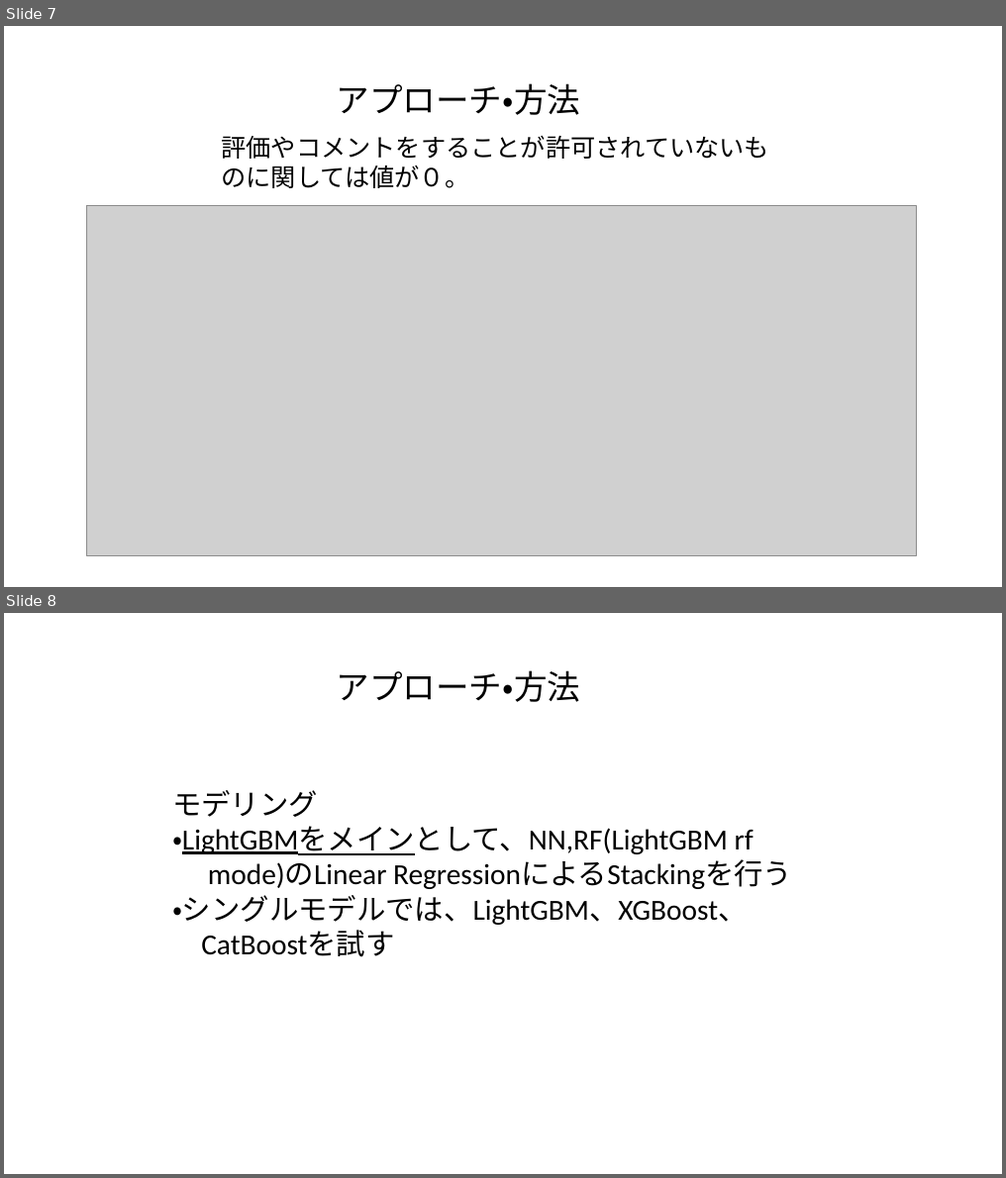
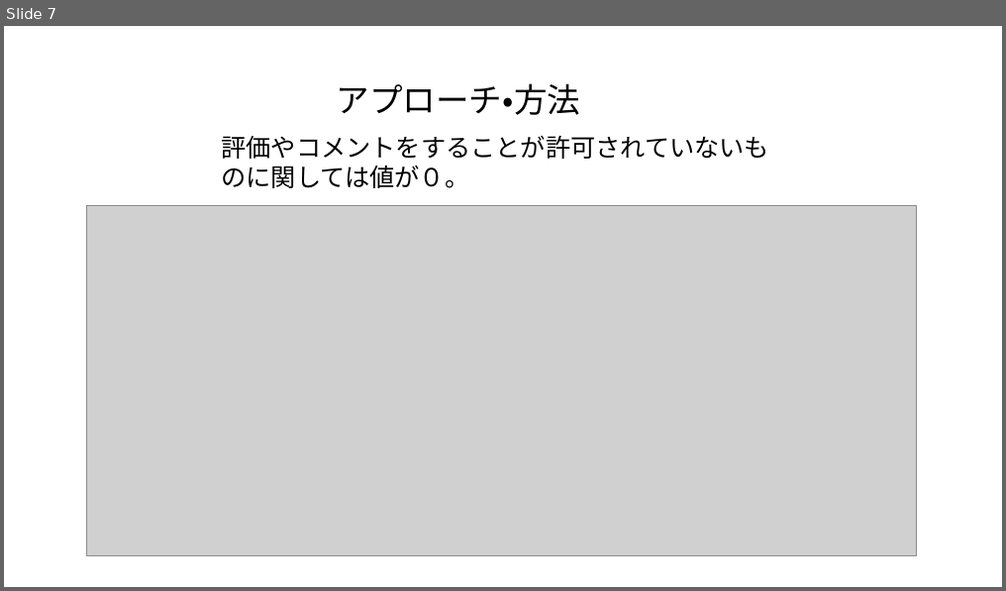
Before and after one commit to tsuru-kazu/research, a slide deck: docs/PD3_interim_report.pptx. Shown one above the other, each under a label of ours: slides 7 and 8 before the commit, slide 7 after it. The pictures are 1006x1178 and 1006x591 pixels, drawn with LibreOffice and Linux fonts; fonts in the diff are those of the drawing; grey boxes stand for pictures. Boxes give left, top, right and bottom in pixels: in the first picture for what was removed or moved away, otherwise in the second. Text is boxed around its words. In the diff, an @@ line names an element or a change of style, - is before the commit and + after.

```diff
--- a/docs/PD3_interim_report.pptx
+++ b/docs/PD3_interim_report.pptx
@@ slide 8 removed at box(4, 613, 1002, 1174), background #FFFFFF @@
@@ text removed at box(337, 670, 581, 702) @@
-アプローチ・方法
@@ text removed at box(172, 790, 792, 958) @@
-モデリング
-・LightGBMをメインとして、NN,RF(LightGBM rf
-mode)のLinear RegressionによるStackingを行う
-・シングルモデルでは、LightGBM、XGBoost、
-CatBoostを試す
```
Also in this commit, not shown: 4 slides changed, 19 other files.
